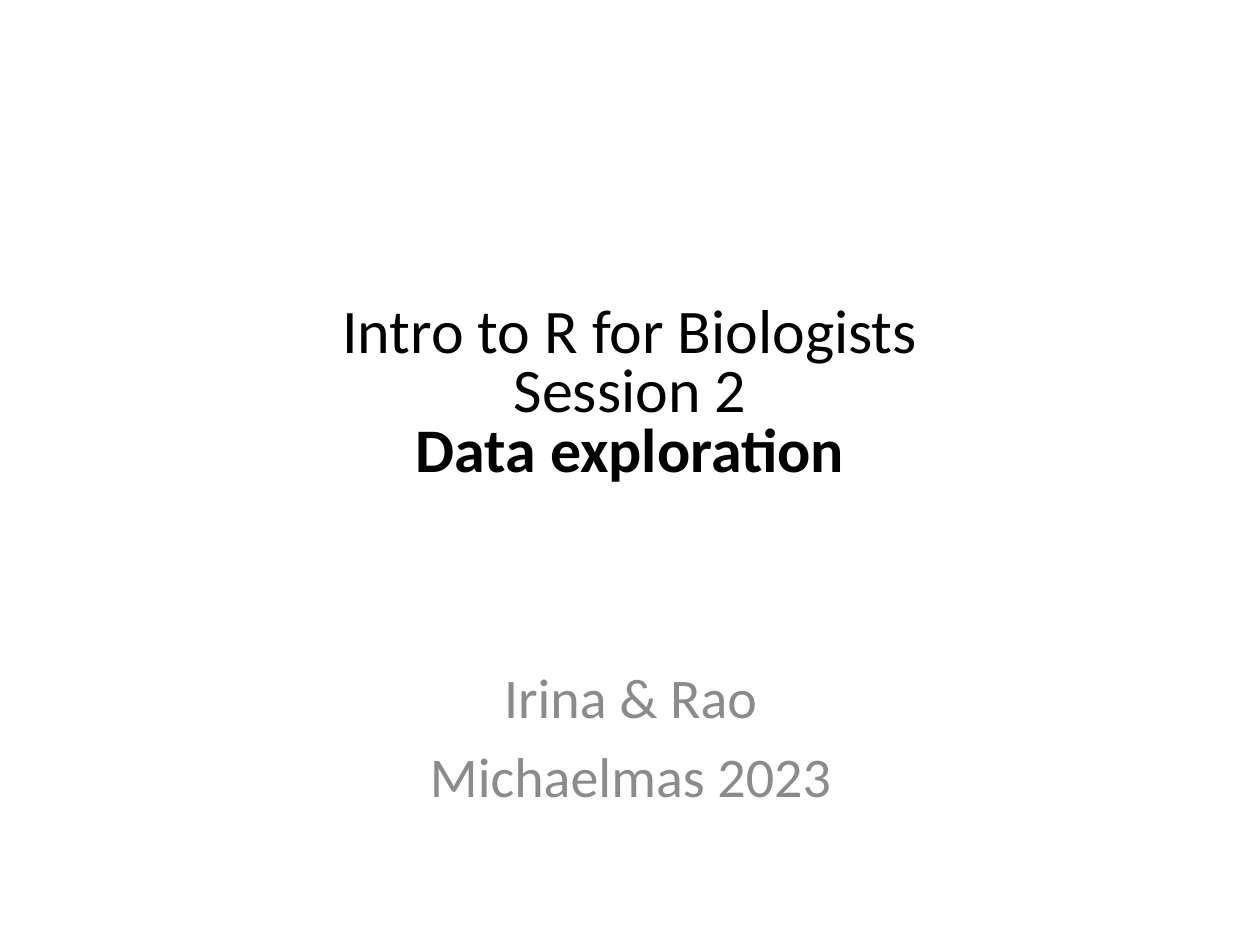
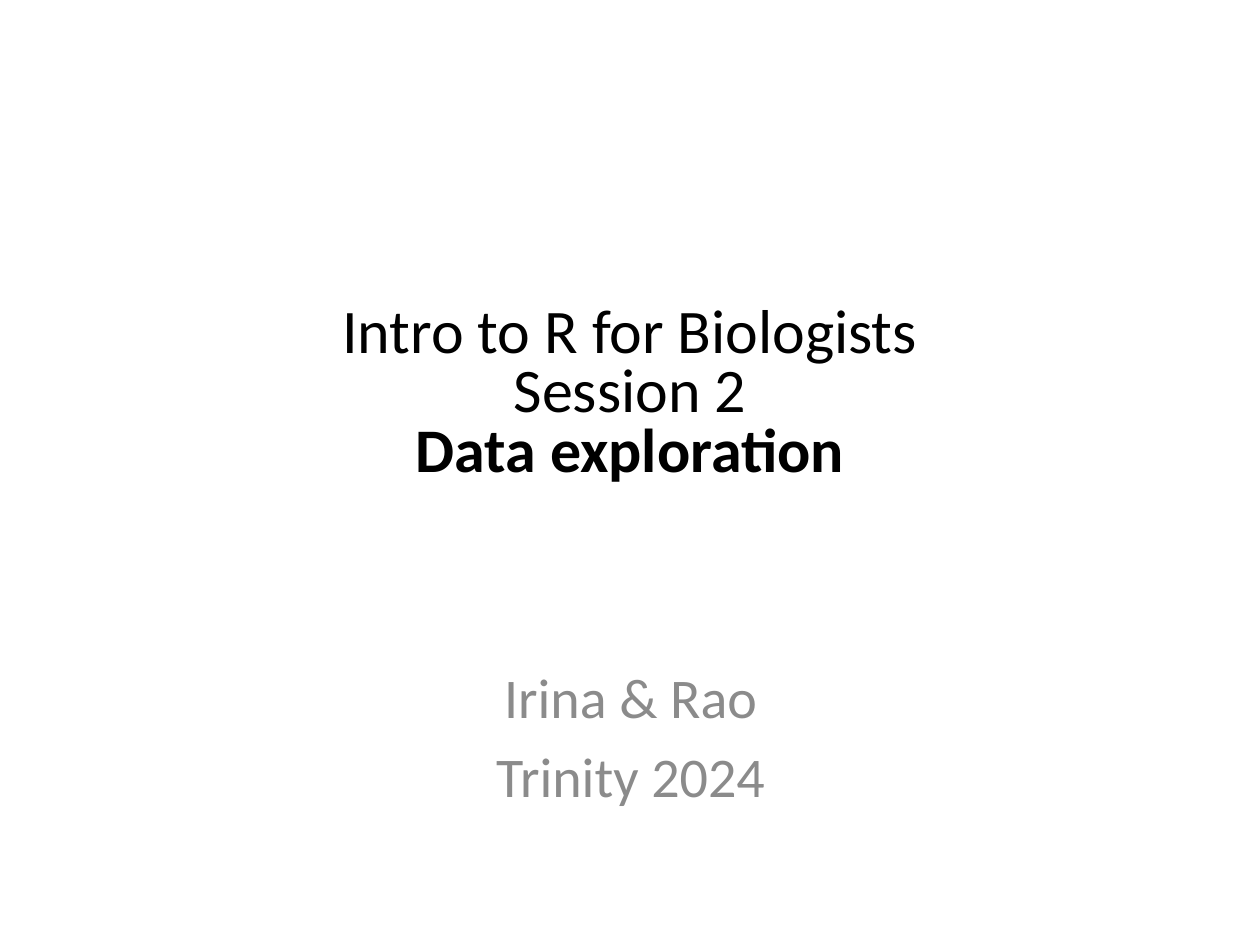
Before and after one commit to sraorao/MSD_R_course_TT2024, a slide deck: slide 2 of powerpoint/Session2.pptx. Drawn at 1260x945 pixels with LibreOffice and Linux fonts; fonts in the diff are those of the drawing. Boxes give left, top, right and bottom in pixels: in the first picture for what was removed or moved away, otherwise in the second. Text is boxed around its words. In the diff, an @@ line names an element or a change of style, - is before the commit and + after.

```diff
--- a/powerpoint/Session2.pptx
+++ b/powerpoint/Session2.pptx
@@ text at bbox=[496, 758, 764, 806]: text changed @@
-Michaelmas 2023
+Trinity 2024
```
Also in this commit, not shown: 1 other slide changed, 7 other files.
